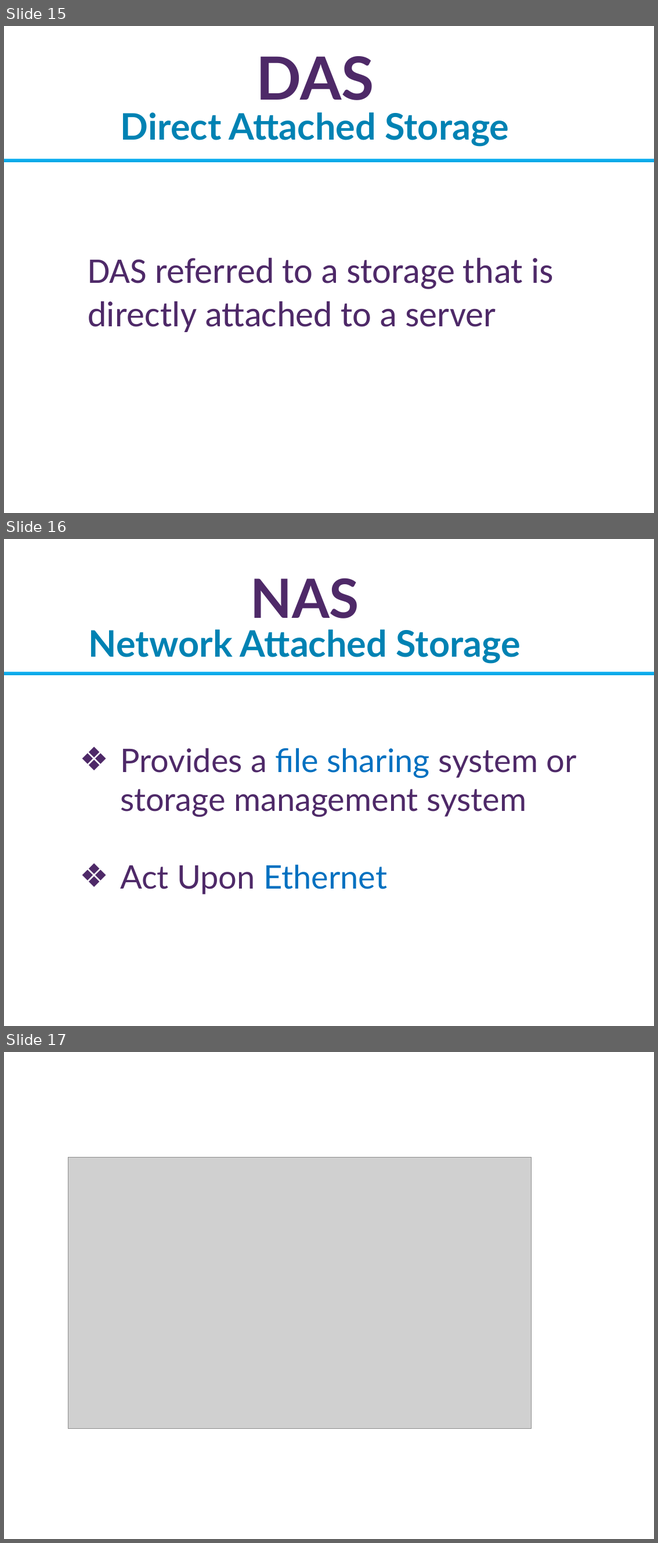
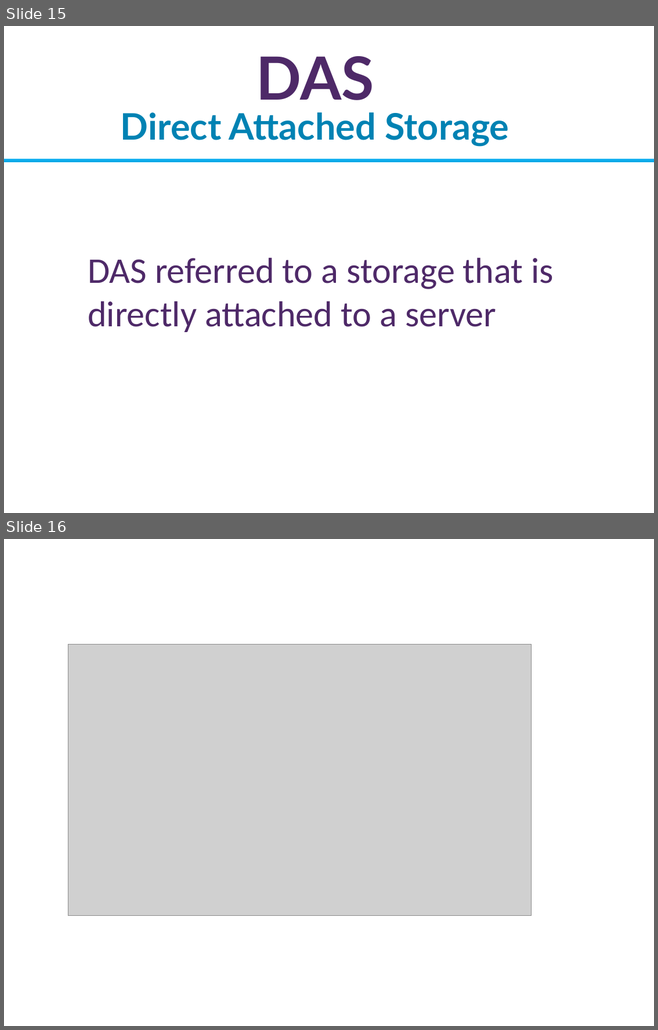
Before and after one commit to Imran4424/C-Plus-Plus-Object-Oriented, a slide deck: OOP.pptx. Shown one above the other, each under a label of ours: slides 15, 16 and 17 before the commit, slides 15 and 16 after it. The pictures are 658x1543 and 658x1030 pixels, drawn with LibreOffice and Linux fonts; fonts in the diff are those of the drawing; grey boxes stand for pictures; background and template pictures are left out. Boxes give left, top, right and bottom in pixels: in the first picture for what was removed or moved away, otherwise in the second. Text is boxed around its words. In the diff, an @@ line names an element or a change of style, - is before the commit and + after.

Commit message:
oop slide

```diff
--- a/OOP.pptx
+++ b/OOP.pptx
@@ slide 16 removed at box(4, 539, 654, 1026), background picture (left out) @@
@@ title removed at box(89, 578, 520, 664) @@
-NAS
-Network Attached Storage
@@ rectangle removed at box(4, 672, 654, 675) @@
@@ text removed at box(120, 748, 576, 895) @@
-❖ Provides a file sharing system or storage management system
-❖ Act Upon Ethernet
@@ what was slide 17 is now slide 16 @@
```
